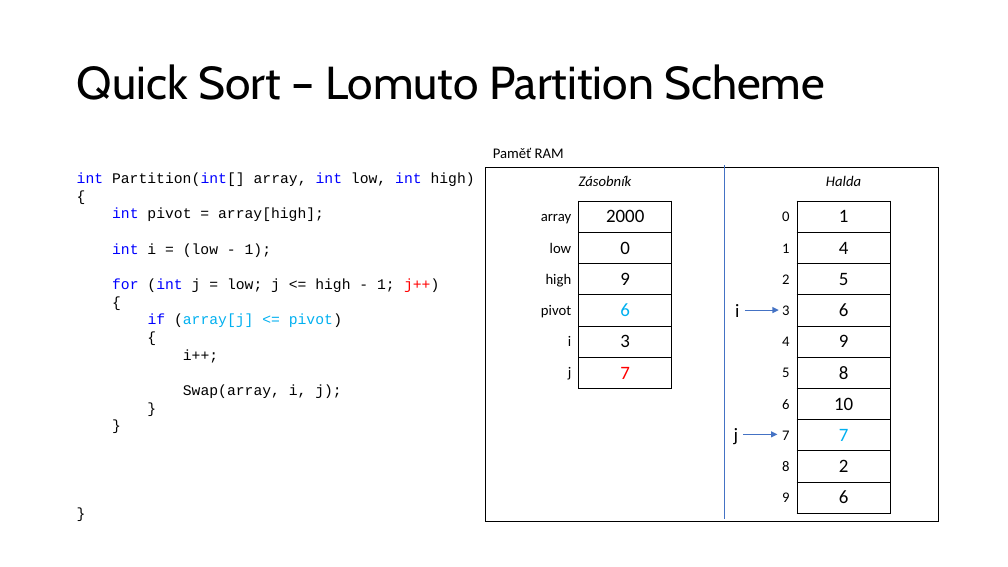
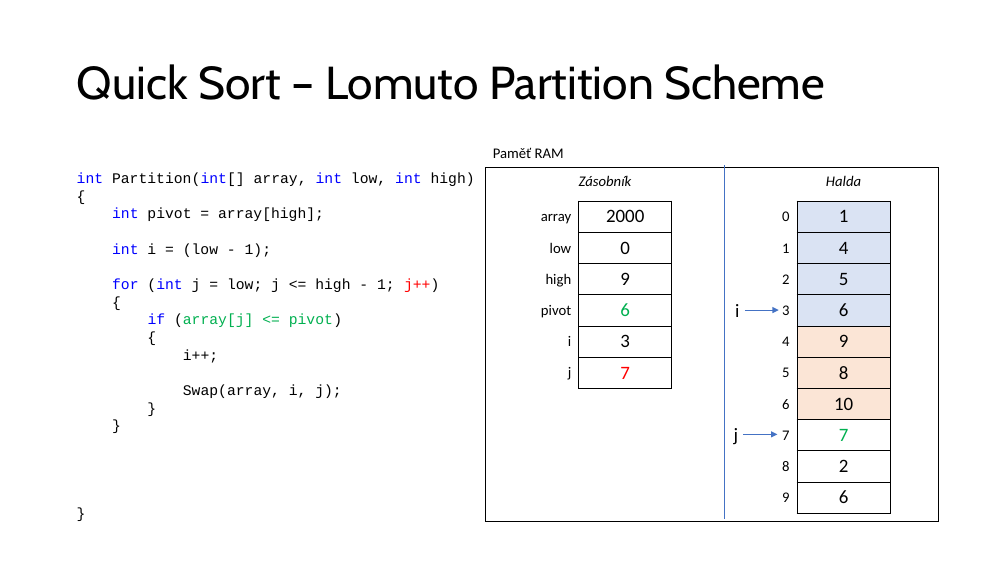
Before and after one commit to ekral/FAI, a slide deck: slide 27 of PA/seminar/Prezentace_seminar_ZAP_8_quick_sort.pptx (slide 25 before the commit). Drawn at 1008x567 pixels with LibreOffice and Linux fonts; fonts in the diff are those of the drawing. Boxes give left, top, right and bottom in pixels: in the first picture for what was removed or moved away, otherwise in the second. Text is boxed around its words. In the diff, an @@ line names an element or a change of style, - is before the commit and + after.

Commit message:
Quick Sort finished

```diff
--- a/PA/seminar/Prezentace_seminar_ZAP_8_quick_sort.pptx
+++ b/PA/seminar/Prezentace_seminar_ZAP_8_quick_sort.pptx
@@ table at <box>504,201,672,389</box> @@
@@ text colour #00B0F0 to #00B050 in "6" @@
@@ table at <box>773,201,890,513</box> @@
@@ fill none to #DAE3F3 in 4 cells @@
@@ fill none to #FBE5D6 in 3 cells @@
@@ text colour #00B0F0 to #00B050 in "7" @@
@@ text at <box>148,314,342,327</box>: text colour #00B0F0 to #00B050 in "(array[j] <= pivot)" @@
```
Also in this commit, not shown: 23 other slides changed, 3 slides added.
